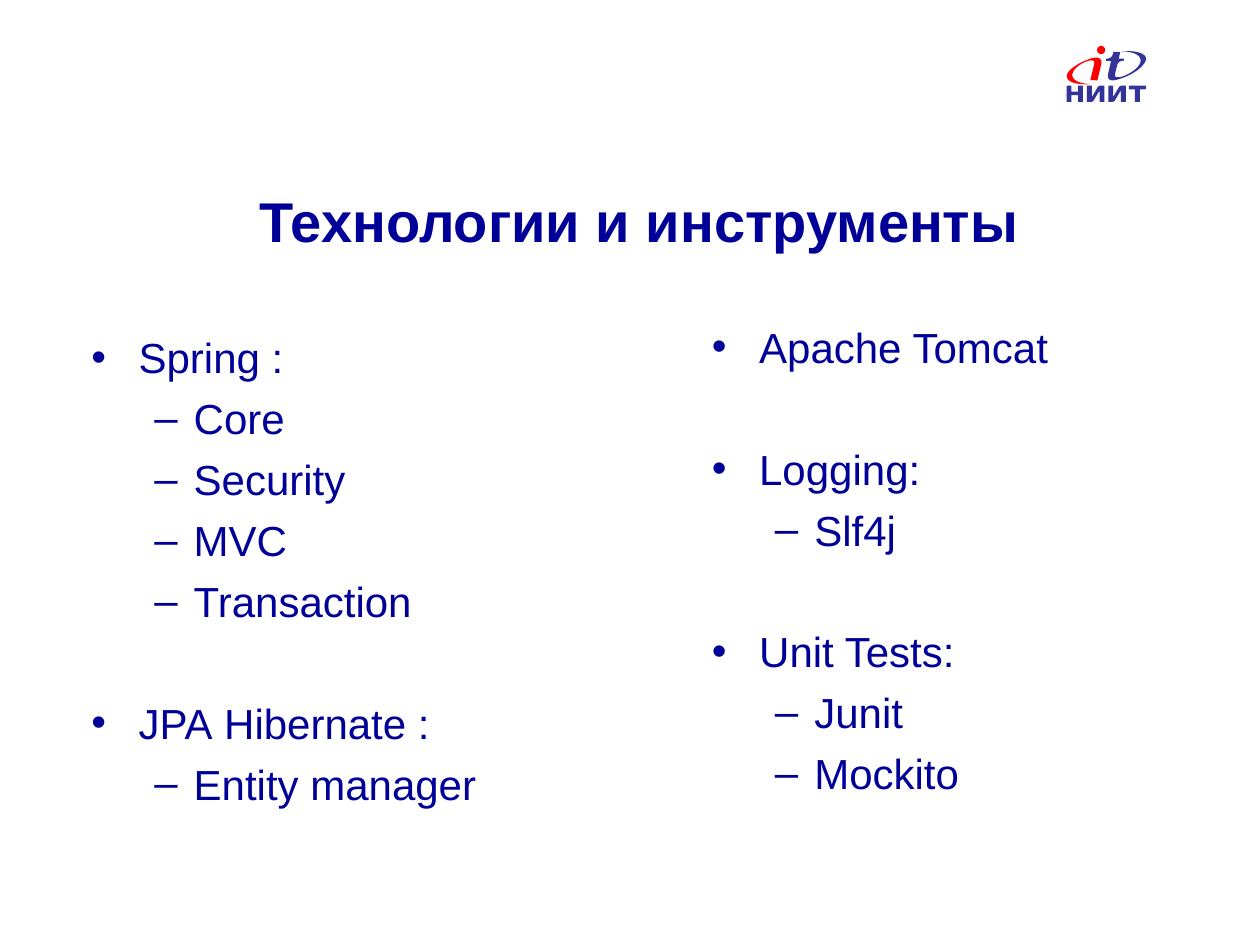
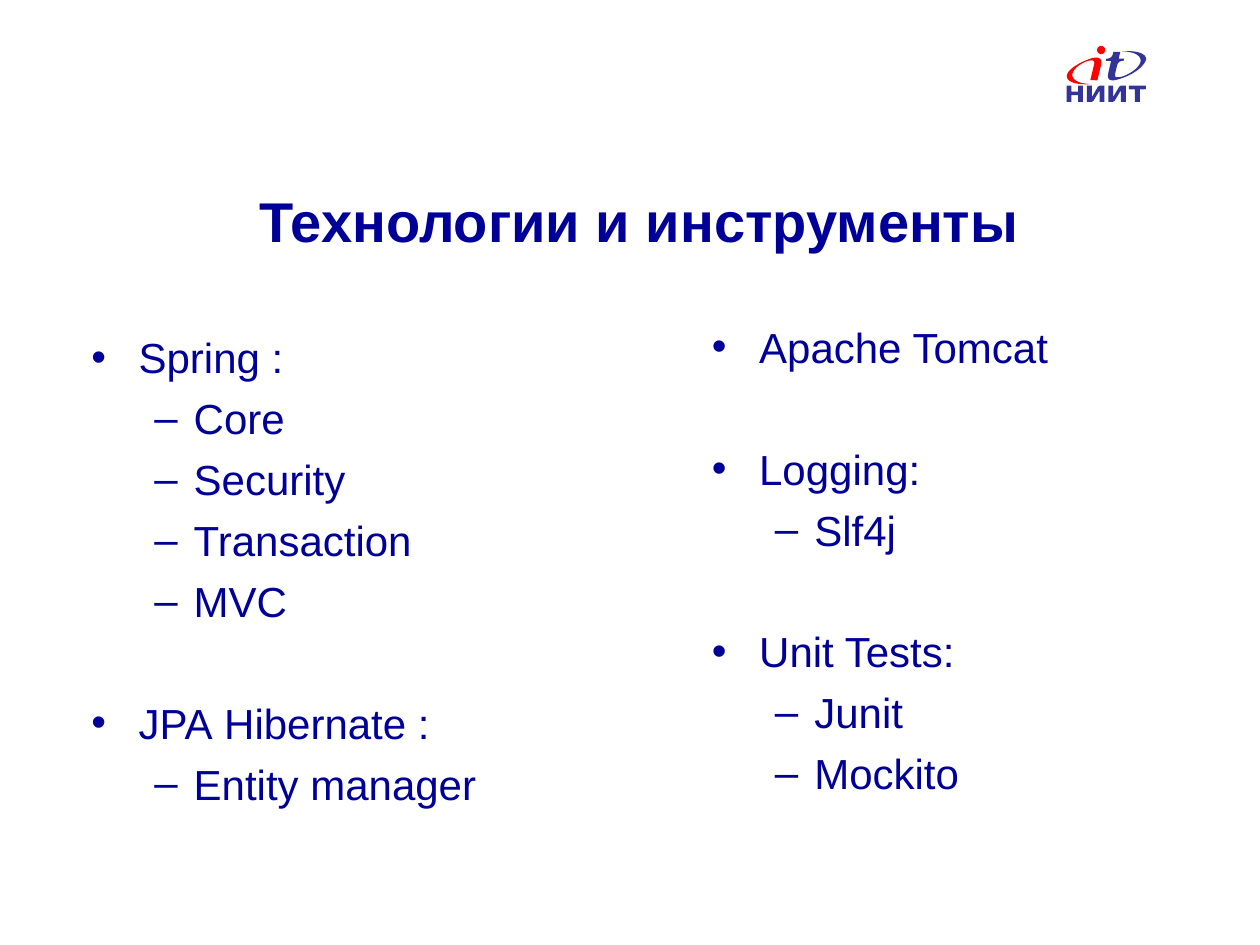
Before and after one commit to AndreyAMolkov/ProgramModelBank, a slide deck: slide 3 of BKP/molkov_bank_new.ppt. Drawn at 1260x945 pixels with LibreOffice and Linux fonts; fonts in the diff are those of the drawing; background and template pictures are left out. Boxes give left, top, right and bottom in pixels: in the first picture for what was removed or moved away, otherwise in the second. Text is boxed around its words. In the diff, an @@ line names an element or a change of style, - is before the commit and + after.

```diff
--- a/BKP/molkov_bank_new.ppt
+++ b/BKP/molkov_bank_new.ppt
@@ text at <box>194,525,412,557</box>: paragraph added @@
+  – Transaction
@@ text at <box>194,586,412,618</box>: paragraph removed @@
-  – Transaction
```
Also in this commit, not shown: 1 other slide changed, 1 slide added, 3 slides removed, 3 other files.
